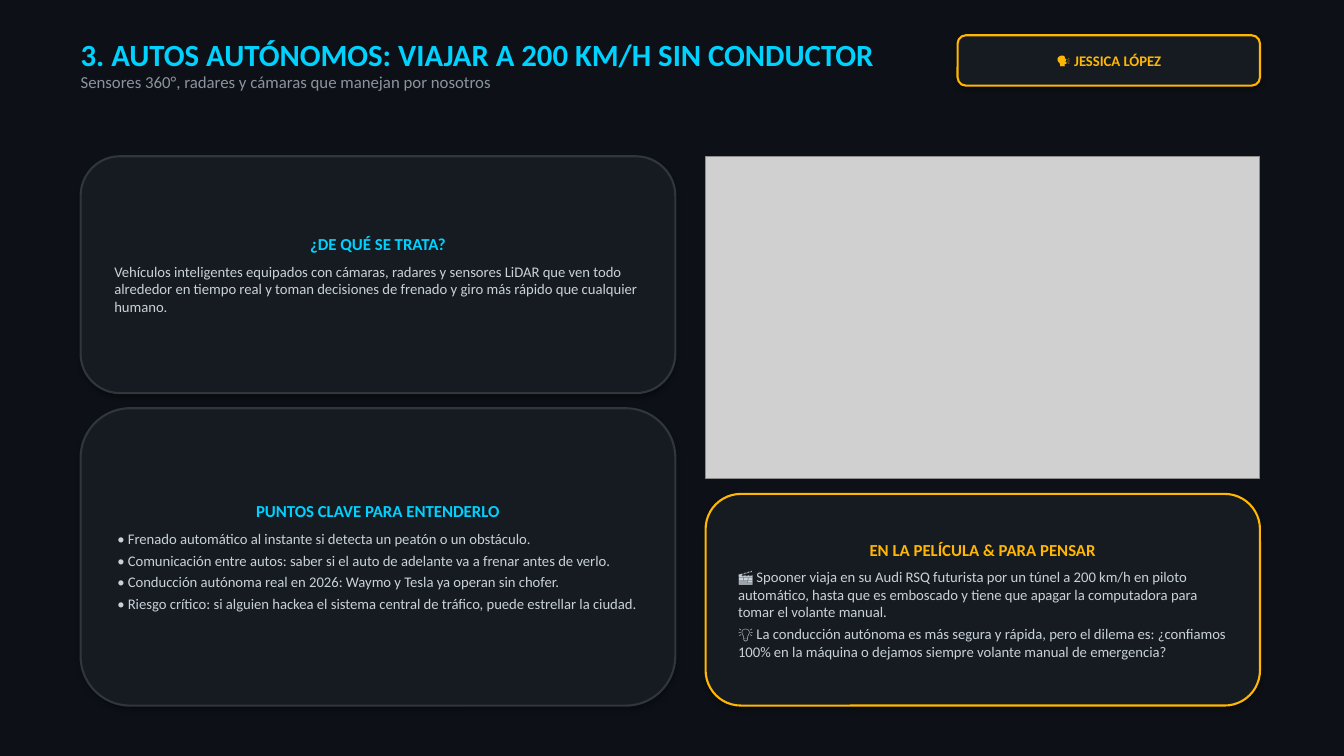
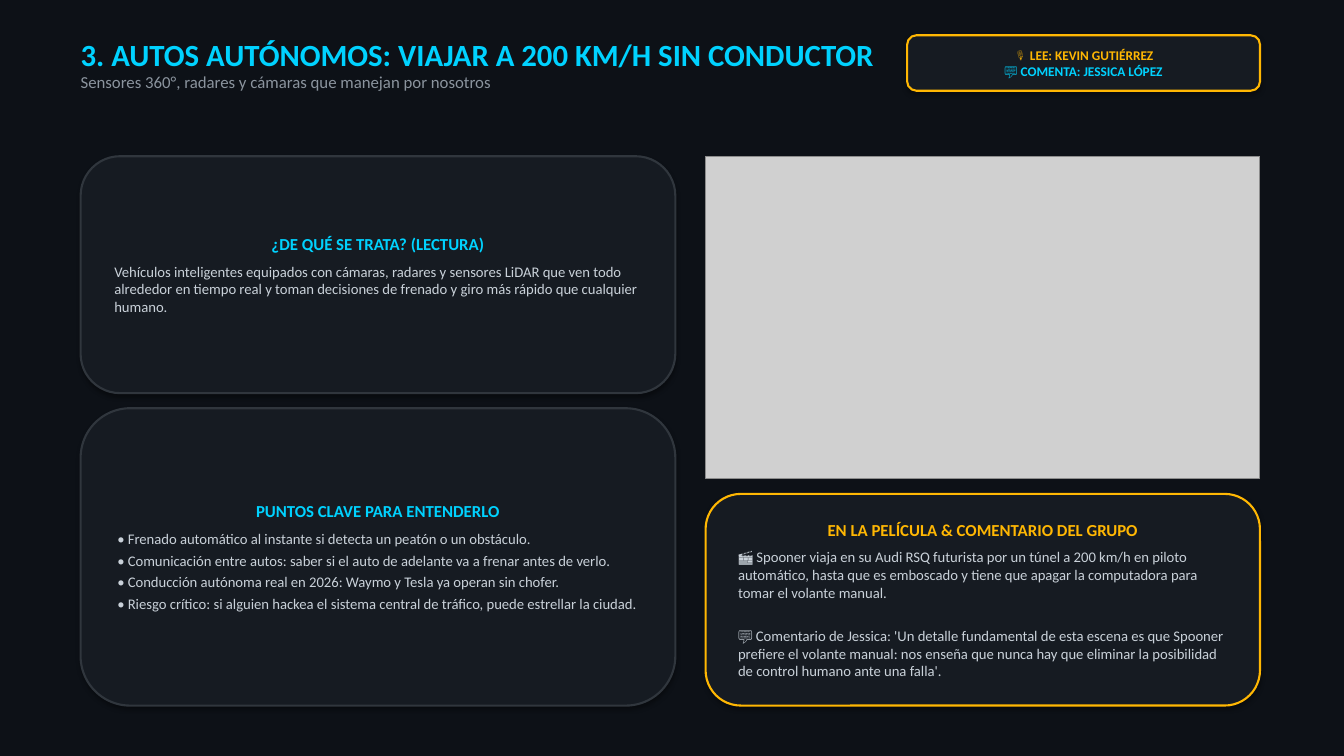
Before and after one commit to Nikovaz/dsia-yo-robot-2004, a slide deck: slide 4 of DSIA_Yo_Robot_Presentacion.pptx. Drawn at 1344x756 pixels with LibreOffice and Linux fonts; fonts in the diff are those of the drawing; grey boxes stand for pictures. Boxes give left, top, right and bottom in pixels: in the first picture for what was removed or moved away, otherwise in the second. Text is boxed around its words. In the diff, an @@ line names an element or a change of style, - is before the commit and + after.

Commit message:
Configurar dinamica: Kevin lee, comentan Nicolas Jessica Alba, Rodrigo pantalla

```diff
--- a/DSIA_Yo_Robot_Presentacion.pptx
+++ b/DSIA_Yo_Robot_Presentacion.pptx
@@ rounded rectangle "🎙️ LEE: KEVIN GUTIÉRREZ": place and size @@
-rounded rectangle "🎙️ LEE: KEVIN GUTIÉRREZ" at bbox=[958, 35, 1260, 86]
+rounded rectangle "🎙️ LEE: KEVIN GUTIÉRREZ" at bbox=[907, 35, 1260, 91]
@@ text in rounded rectangle at bbox=[1021, 49, 1162, 76]: text changed; size 10.5 to 9.5 pt; text colour #FFB703 to #00D2FF @@
-🗣️ JESSICA LÓPEZ
+🎙️ LEE: KEVIN GUTIÉRREZ
+💬 COMENTA: JESSICA LÓPEZ
@@ text in rounded rectangle at bbox=[271, 237, 484, 253]: text changed @@
-¿DE QUÉ SE TRATA?
+¿DE QUÉ SE TRATA? (LECTURA)
@@ text in rounded rectangle at bbox=[828, 522, 1138, 536]: text changed @@
-EN LA PELÍCULA & PARA PENSAR
+EN LA PELÍCULA & COMENTARIO DEL GRUPO
@@ text in rounded rectangle at bbox=[738, 631, 1223, 676]: text changed @@
-💡 La conducción autónoma es más segura y rápida, pero el dilema es: ¿confiamos 100% en la máquina o dejamos siempre volante manual de emergencia?
+💬 Comentario de Jessica: 'Un detalle fundamental de esta escena es que Spooner prefiere el volante manual: nos enseña que nunca hay que eliminar la posibilidad de control humano ante una falla'.
```
Also in this commit, not shown: 10 other slides changed, 3 other files.
